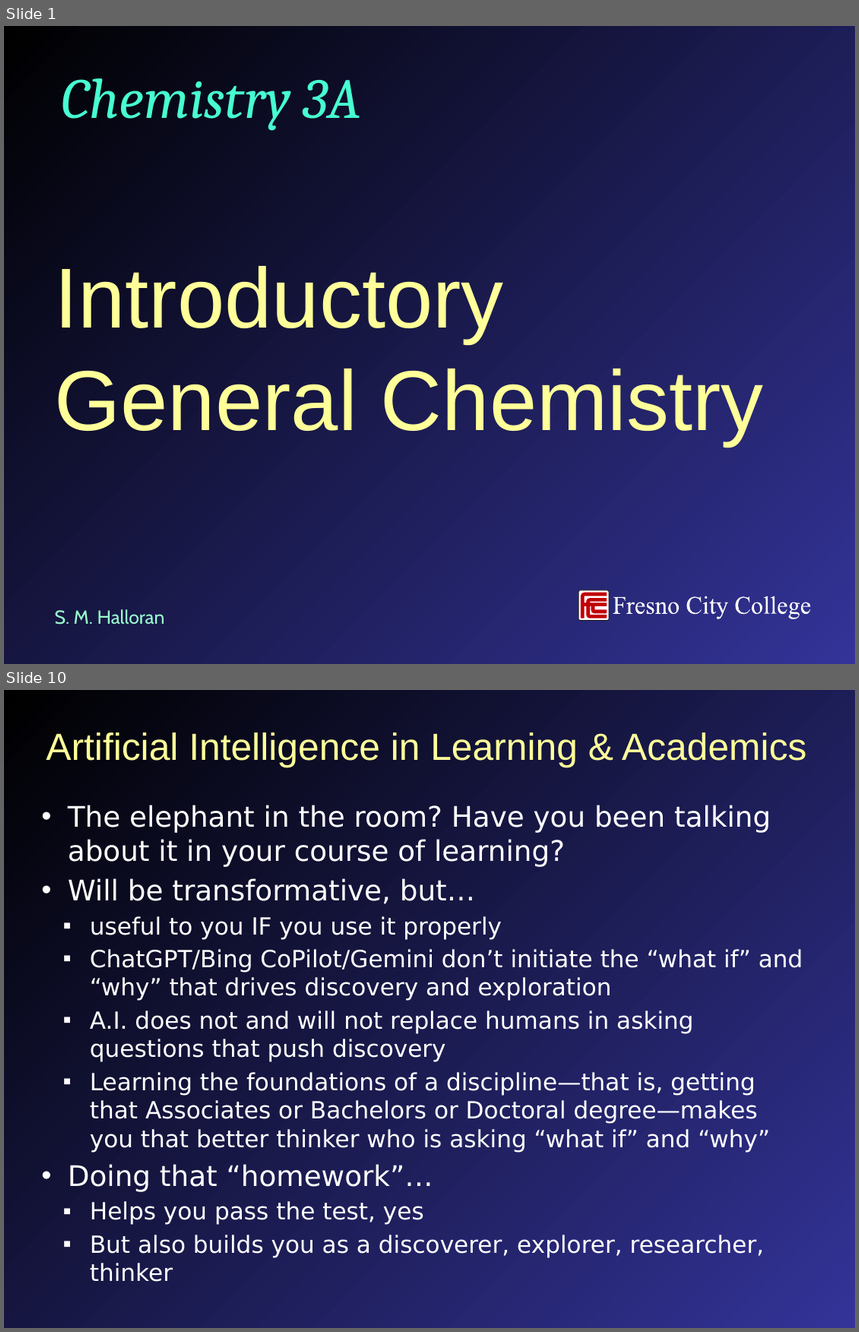
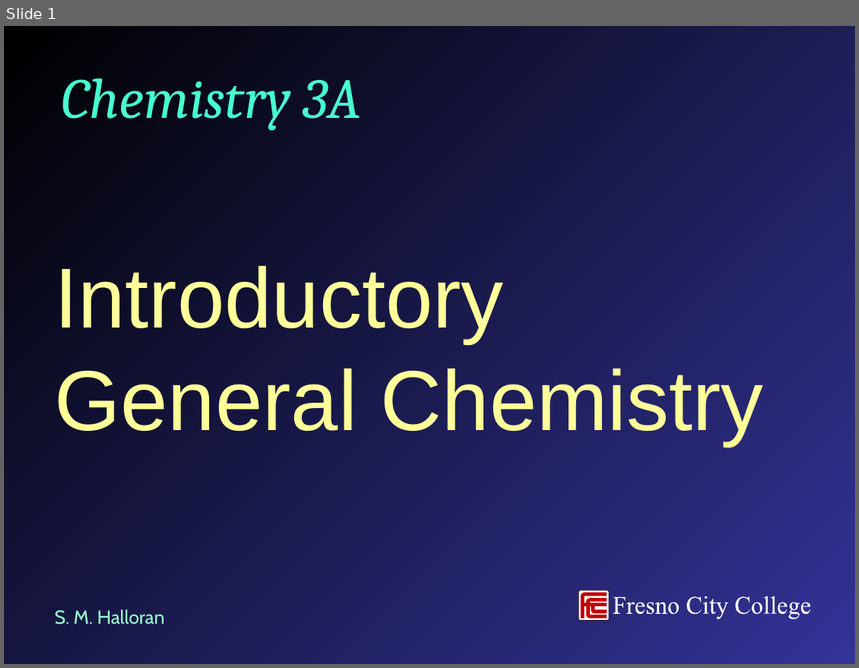
Before and after one commit to mavigozler/mavigozler.github.io, a slide deck: Teaching/Chemistry/Lecture Slides/FCC Chem 3A Chap 10 Content.pptx. Shown one above the other, each under a label of ours: slides 1 and 10 before the commit, slide 1 after it; the slides between them are not shown. The pictures are 859x1332 and 859x668 pixels, drawn with LibreOffice and Linux fonts; fonts in the diff are those of the drawing. Boxes give left, top, right and bottom in pixels: in the first picture for what was removed or moved away, otherwise in the second. Text is boxed around its words. In the diff, an @@ line names an element or a change of style, - is before the commit and + after.

```diff
--- a/Teaching/Chemistry/Lecture Slides/FCC Chem 3A Chap 10 Content.pptx
+++ b/Teaching/Chemistry/Lecture Slides/FCC Chem 3A Chap 10 Content.pptx
@@ slide 10 removed at [4, 690, 855, 1328], background gradient #000000 to #333399 @@
@@ title removed at [46, 733, 807, 768] @@
-Artificial Intelligence in Learning & Academics
@@ text removed at [68, 805, 804, 1282] @@
-• The elephant in the room? Have you been talking about it in your course of learning?
-• Will be transformative, but…
-  ▪ useful to you IF you use it properly
-  ▪ ChatGPT/Bing CoPilot/Gemini don’t initiate the “what if” and “why” that drives discovery and exploration
-  ▪ A.I. does not and will not replace humans in asking questions that push discovery
-  ▪ Learning the foundations of a discipline—that is, getting that Associates or Bachelors or Doctoral degree—makes you that better thinker who is asking “what if” and “why”
-• Doing that “homework”…
-  ▪ Helps you pass the test, yes
-  ▪ But also builds you as a discoverer, explorer, researcher, thinker
```
Also in this commit, not shown: 17 slides added, 94 other slides removed, 21 other files.
